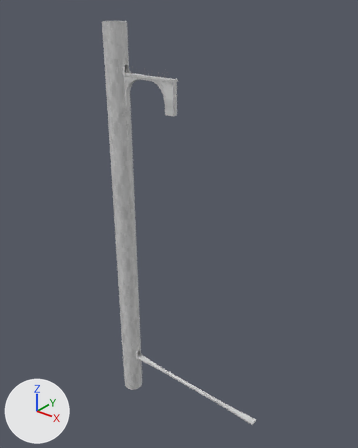
The FBX model Prototype04/Assets/ArtAssets/3D/Level Model/Level03.fbx: old version first, new version second.
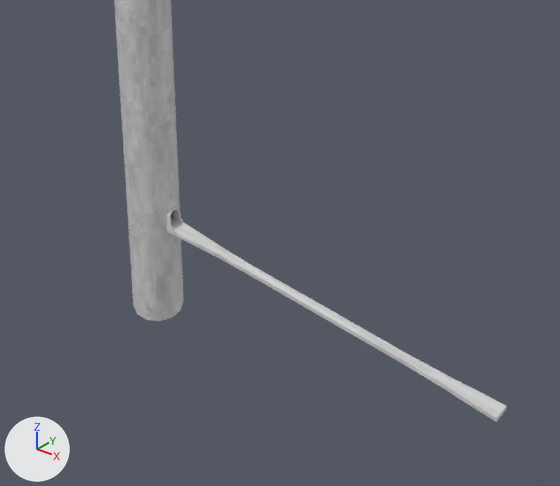
The first picture shows the older version from a 50 mm lens placed at (24.0, -444.0, -443.0), pointed at (-230.0, -126.0, -640.0). The close-ups show both versions on the part from 22% to 77% of the width and 62% to 100% of the height of that picture; other places that the commit changed are outside them. Every picture has the same lights, and +X, +Y and +Z are marked at lower left. Where no turn or scale is listed for an object, it has been applied to the vertices.
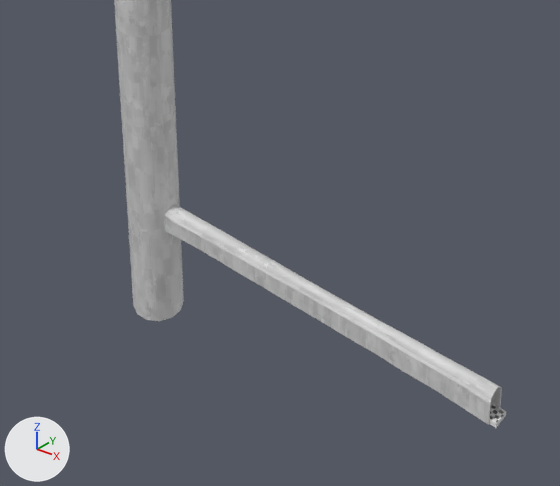
What differs and where, as boxes [x1, y1, x2, y2] in the close-ups (560 x 486 px):
'Cube.285', added
    after: [164, 204, 502, 404]
'Cube.284', added
    after: [164, 218, 502, 425]
'Cube.280', deleted
    before: [171, 220, 507, 422]
'Cube.283', added
    after: [489, 403, 506, 428]
    faces in mat_concretetiles (picture img_concretetiles_basecolorbw3_png): [490, 405, 505, 422]

The edits, one by one:
Mesh me_cube_325 is new.
It has 208 vertices, 206 faces and spans x 9.0..156.3, y -3.7..3.7, z 5.6..9.2.
It uses material mat_plasterwall (picture img_plasterwallbasecolorbw_png).
Mesh me_cube_324 is new.
It has 190 vertices, 186 faces and spans x 9.0..156.3, y -3.7..3.7, z -3.8..5.6.
It uses material mat_plasterwall (picture img_plasterwallbasecolorbw_png).
Mesh me_cube_323 is new.
It has 156 vertices, 154 faces and spans x 10.0..158.9, y -3.2..3.3, z -3.8..0.9.
Faces by material slot: [142, 12].
It uses material mat_concretefloor (picture img_concrete_basecolorbw_png).
It uses material mat_concretetiles (picture img_concretetiles_basecolorbw3_png).
Object 'Cube.280' (ob_cube_280) is deleted.
Object 'Cube.285' (ob_cube_285) is new; it shows me_cube_325.
Its location is (-292.2, -133.2, -815.9).
Object 'Cube.284' (ob_cube_284) is new; it shows me_cube_324.
Its location is (-292.2, -133.2, -815.9).
Object 'Cube.283' (ob_cube_283) is new; it shows me_cube_323.
Its location is (-292.2, -133.2, -815.9).
